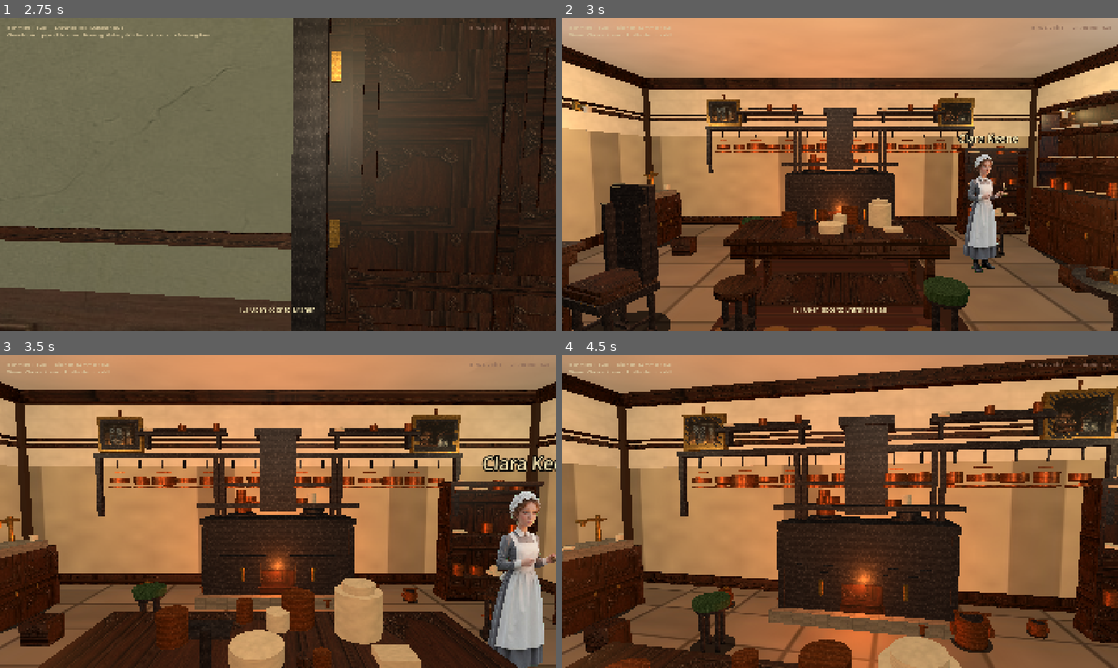
Above: before the commit, frames 1-4 (two rows, left to right).
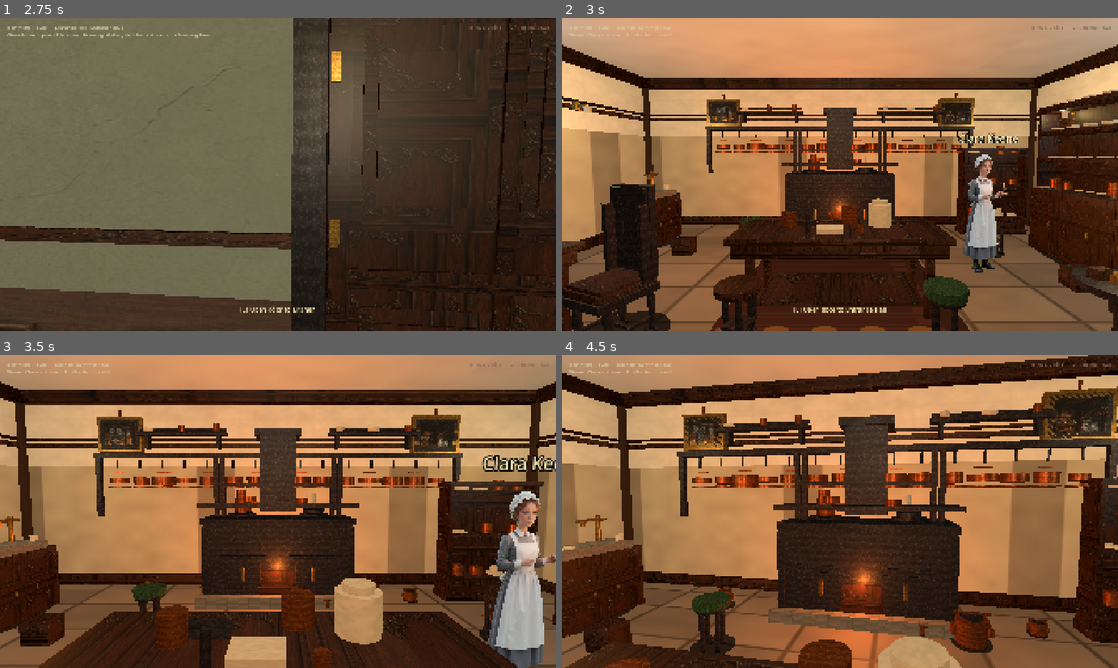
Above: after the commit, the same moments.

Repository: drakewing-eng/aetheric-engine
Game: Godot game, scene res://scenes/fps_main.tscn
Two runs of this game, one before a commit and one after it. Both use one fixed random seed, a clock stepped at 60 frames per second and the inputs below.
Inputs (mouse positions are in pixels of both pictures, inside the frame that each line leads up to):
- Up to frame 1 (2.75 s): tap Enter at 0.5 s; move the mouse to (305, 174) at 0.52 s; hold E (interact) 0.53-1.28 s; hold W (move_forward) from 0.53 s (still down); click (305, 174) at 0.67 s; move the mouse to (250, 174) at 1.27 s; tap E (interact) at 1.35, 2 s; move the mouse to (289, 168) at 2.02 s; hold E (interact) from 2.03 s (still down)
- Up to frame 2 (3 s): keep holding W (move_forward); move the mouse to (834, 180) at 2.77 s; release E (interact) at 2.78 s; tap E (interact) at 2.85 s; click (834, 180) at 2.92 s
- Up to frame 3 (3.5 s): keep holding W (move_forward)
- Up to frame 4 (4.5 s): keep holding W (move_forward); move the mouse to (878, 514) at 3.52 s; hold E (interact) 3.53-4.28 s; tap Enter at 4.25 s; move the mouse to (795, 508) at 4.27 s; tap E (interact) at 4.35 s

Frame 1 is identical in both runs. In frame 2, 0.3% of the frame differs, in the area x 36-68%, y 27-70%; in frame 3, 1.5%, in the area x 32-76%, y 21-100%; in frame 4, 0.3%.

Commit message:
visual loop 47: prep still-life variety, wall shelf seeds, narrow door gaps

Diff:
--- a/aetheric-engine-godot/scripts/fps_props.gd
+++ b/aetheric-engine-godot/scripts/fps_props.gd
@@ -661,10 +661,11 @@
 	return root
 
 static func _make_prep_table(prop: Dictionary) -> Node3D:
-	## Scrubbed kitchen prep table — not a lab workbench.
+	## Scrubbed kitchen prep table — not a lab workbench. seed varies still-life.
 	var root := Node3D.new()
 	root.name = "PrepTable"
 	var width: float = prop.get("width", 1.8)
+	var seed0: int = int(prop.get("seed", 0))
 	_add_box(root, Vector3(0, 0.82, 0), Vector3(width, 0.06, 0.85), OAK.lightened(0.15), true, 0.65)
 	_add_box(root, Vector3(0, 0.72, 0), Vector3(width - 0.1, 0.12, 0.78), OAK, false, 0.55)
 	for lx in [-width * 0.4, width * 0.4]:
@@ -672,21 +673,27 @@
 			_add_box(root, Vector3(lx, 0.4, lz), Vector3(0.08, 0.78, 0.08), OAK.darkened(0.1), true, 0.5)
 	# Stretchers
 	_add_box(root, Vector3(0, 0.18, 0), Vector3(width * 0.75, 0.04, 0.7), OAK.darkened(0.08), false, 0.55)
-	# Flour sack, crocks, board, copper, rolling pin, knife, onions
-	_add_cylinder(root, Vector3(-0.45, 0.98, 0.12), 0.13, 0.24, CREAM.darkened(0.1), false, 0.92)
-	_add_cylinder(root, Vector3(-0.45, 1.12, 0.12), 0.09, 0.05, CREAM.darkened(0.18), false, 0.9)
-	_add_cylinder(root, Vector3(0.1, 0.9, -0.15), 0.13, 0.08, CREAM, false, 0.85)
-	_add_box(root, Vector3(0.42, 0.875, 0.12), Vector3(0.32, 0.02, 0.2), MAHOGANY, false, 0.55)
-	_add_box(root, Vector3(0.5, 0.89, 0.12), Vector3(0.22, 0.015, 0.04), IRON, false, 0.4)
-	_add_cylinder(root, Vector3(-0.12, 0.95, 0.22), 0.1, 0.18, COPPER, false, 0.35, true)
-	_add_cylinder(root, Vector3(0.32, 0.9, -0.22), 0.025, 0.3, MAHOGANY_DARK, false, 0.55)
-	_add_cylinder(root, Vector3(0.55, 0.95, 0.0), 0.08, 0.16, COPPER.darkened(0.08), false, 0.35, true)
-	_add_cylinder(root, Vector3(-0.2, 0.9, -0.2), 0.04, 0.06, Color(0.55, 0.35, 0.15), false, 0.8)
-	_add_cylinder(root, Vector3(-0.12, 0.9, -0.22), 0.035, 0.05, Color(0.5, 0.32, 0.12), false, 0.8)
-	# Extra crockery density
-	_add_cylinder(root, Vector3(0.0, 0.92, 0.15), 0.07, 0.1, CREAM.darkened(0.05), false, 0.85)
-	_add_box(root, Vector3(-0.55, 0.88, -0.15), Vector3(0.18, 0.04, 0.14), Color(0.75, 0.7, 0.6), false, 0.7)
-	_add_cylinder(root, Vector3(0.2, 0.95, 0.2), 0.05, 0.12, COPPER.lightened(0.05), false, 0.35, true)
+	# Varied still-life — avoid clone white cylinders
+	if seed0 % 2 == 0:
+		_add_cylinder(root, Vector3(-0.45, 0.98, 0.12), 0.13, 0.24, CREAM.darkened(0.1), false, 0.92)
+		_add_cylinder(root, Vector3(-0.45, 1.12, 0.12), 0.09, 0.05, CREAM.darkened(0.18), false, 0.9)
+		_add_box(root, Vector3(0.1, 0.88, -0.12), Vector3(0.28, 0.05, 0.2), CREAM.darkened(0.05), false, 0.8)
+		_add_box(root, Vector3(0.42, 0.875, 0.12), Vector3(0.32, 0.02, 0.2), MAHOGANY, false, 0.55)
+		_add_box(root, Vector3(0.5, 0.89, 0.12), Vector3(0.22, 0.015, 0.04), IRON, false, 0.4)
+		_add_cylinder(root, Vector3(-0.12, 0.95, 0.22), 0.1, 0.18, COPPER, false, 0.35, true)
+		_add_cylinder(root, Vector3(0.32, 0.9, -0.22), 0.025, 0.3, MAHOGANY_DARK, false, 0.55)
+		_add_cylinder(root, Vector3(0.55, 0.95, 0.0), 0.08, 0.16, COPPER.darkened(0.08), false, 0.35, true)
+		_add_cylinder(root, Vector3(-0.2, 0.9, -0.2), 0.04, 0.06, Color(0.55, 0.35, 0.15), false, 0.8)
+	else:
+		# Bread board, pie dish, tall crock, copper ladle
+		_add_box(root, Vector3(-0.4, 0.875, 0.1), Vector3(0.45, 0.025, 0.28), OAK.lightened(0.2), false, 0.65)
+		_add_cylinder(root, Vector3(-0.35, 0.92, 0.1), 0.12, 0.06, CREAM.darkened(0.12), false, 0.85)
+		_add_cylinder(root, Vector3(0.15, 1.0, 0.05), 0.09, 0.28, CLAY, false, 0.8)
+		_add_cylinder(root, Vector3(0.15, 1.16, 0.05), 0.07, 0.04, CLAY.darkened(0.1), false, 0.8)
+		_add_cylinder(root, Vector3(0.45, 0.95, -0.1), 0.11, 0.14, COPPER.lightened(0.05), false, 0.35, true)
+		_add_box(root, Vector3(0.55, 0.95, 0.05), Vector3(0.03, 0.2, 0.03), IRON, false, 0.4)
+		_add_cylinder(root, Vector3(-0.1, 0.9, -0.2), 0.05, 0.08, Color(0.6, 0.4, 0.2), false, 0.8)
+		_add_box(root, Vector3(0.3, 0.88, 0.2), Vector3(0.2, 0.03, 0.14), CREAM, false, 0.75)
 	_add_contact_shadow(root, width * 0.5, 0.5)
 	return root
 
--- a/aetheric-engine-godot/scripts/fps_room_builder.gd
+++ b/aetheric-engine-godot/scripts/fps_room_builder.gd
@@ -60,7 +60,7 @@
 		if w >= 12.0 or d >= 11.0:
 			_add_wall_lamp(Vector3(-w * 0.3, h * 0.48, -d * 0.2), d * 0.7, le * 0.4, lc)
 
-	# Solid perimeter with gaps at doorways so the player can stand in a door and press E.
+	# Perimeter collision: small doorway approach gaps only (closed leaf blocks void).
 	_add_bounds(w, d, h, doors)
 
 	var features: Array = room.get("features", [])
@@ -659,7 +659,7 @@
 	## north/south triggers).
 	var half_w := w * 0.5 - 0.2
 	var half_d := d * 0.5 - 0.2
-	var gap_half := 0.95  # half-width of walkable opening at each door
+	var gap_half := 0.55  # narrow approach gap — closed solid leaf blocks walk-into-void
 
 	# Collect door centers projected onto each wall
 	var north_gaps: Array = []  # x positions
--- a/aetheric-engine-godot/scripts/fps_rooms.gd
+++ b/aetheric-engine-godot/scripts/fps_rooms.gd
@@ -240,10 +240,10 @@
 			{"kind": "side_table", "pos": [5.0, 0.0, 2.5], "yaw": -25.0},
 			{"kind": "chair", "pos": [-3.5, 0.0, 2.0], "yaw": 40.0, "fabric": Color(0.32, 0.2, 0.14)},
 			# Side-wall shelves only (never span doorway)
-			{"kind": "wall_shelf", "pos": [-3.5, 0.0, -4.7], "yaw": 0.0, "width": 2.0, "shelf_y": 1.9},
-			{"kind": "wall_shelf", "pos": [3.5, 0.0, -4.7], "yaw": 0.0, "width": 2.0, "shelf_y": 1.9},
-			{"kind": "wall_shelf", "pos": [6.5, 0.0, 0.0], "yaw": -90.0, "width": 2.4, "shelf_y": 1.95},
-			{"kind": "wall_shelf", "pos": [-6.5, 0.0, 1.0], "yaw": 90.0, "width": 2.0, "shelf_y": 1.95},
+			{"kind": "wall_shelf", "pos": [-3.5, 0.0, -4.7], "yaw": 0.0, "width": 2.0, "shelf_y": 1.9, "seed": 0},
+			{"kind": "wall_shelf", "pos": [3.5, 0.0, -4.7], "yaw": 0.0, "width": 2.0, "shelf_y": 1.9, "seed": 1},
+			{"kind": "wall_shelf", "pos": [6.5, 0.0, 0.0], "yaw": -90.0, "width": 2.4, "shelf_y": 1.95, "seed": 2},
+			{"kind": "wall_shelf", "pos": [-6.5, 0.0, 1.0], "yaw": 90.0, "width": 2.0, "shelf_y": 1.95, "seed": 3},
 			{"kind": "wall_sconce", "pos": [-3.0, 0.0, -4.6], "yaw": 0.0, "height": 2.15},
 			{"kind": "wall_sconce", "pos": [3.0, 0.0, -4.6], "yaw": 0.0, "height": 2.15},
 			{"kind": "wall_sconce", "pos": [6.5, 0.0, 2.0], "yaw": -90.0, "height": 2.2},
@@ -462,7 +462,7 @@
 				"texture": "res://assets/props/plants/plant_palm.png", "width": 0.8, "height": 1.05},
 			{"kind": "side_table", "pos": [-2.8, 0.0, 2.0], "yaw": -10.0},
 			{"kind": "chair", "pos": [0.8, 0.0, 1.8], "yaw": 160.0, "fabric": Color(0.4, 0.3, 0.22)},
-			{"kind": "wall_shelf", "pos": [3.5, 0.0, 0.0], "yaw": -90.0, "width": 1.6, "shelf_y": 1.7},
+			{"kind": "wall_shelf", "pos": [3.5, 0.0, 0.0], "yaw": -90.0, "width": 1.6, "shelf_y": 1.7, "seed": 4},
 			{"kind": "bookshelf", "pos": [3.4, 0.0, -1.5], "yaw": -90.0, "width": 1.2, "height": 2.0, "seed": 17},
 			{"kind": "copper_pot", "pos": [-3.0, 0.0, -0.5], "scale": 0.55, "seed": 6},
 			{"kind": "crate", "pos": [2.5, 0.0, 2.5], "scale": 0.5, "seed": 13},
@@ -591,8 +591,8 @@
 			{"kind": "crate", "pos": [-0.6, 0.0, 0.8], "scale": 0.45, "seed": 23},
 			{"kind": "copper_pot", "pos": [1.0, 0.0, 1.5], "scale": 0.55, "seed": 15},
 			{"kind": "stool", "pos": [2.5, 0.0, 0.2], "yaw": -40.0, "seed": 15},
-			{"kind": "wall_shelf", "pos": [-2.0, 0.0, 4.15], "yaw": 180.0, "width": 2.0, "shelf_y": 1.9},
-			{"kind": "wall_shelf", "pos": [2.0, 0.0, 4.15], "yaw": 180.0, "width": 1.8, "shelf_y": 1.9},
+			{"kind": "wall_shelf", "pos": [-2.0, 0.0, 4.15], "yaw": 180.0, "width": 2.0, "shelf_y": 1.9, "seed": 5},
+			{"kind": "wall_shelf", "pos": [2.0, 0.0, 4.15], "yaw": 180.0, "width": 1.8, "shelf_y": 1.9, "seed": 6},
 			{"kind": "tool_rack", "pos": [0.0, 0.0, 4.15], "yaw": 180.0},
 			{"kind": "crate", "pos": [-1.2, 0.0, -1.0], "scale": 0.6, "seed": 24},
 			{"kind": "copper_pot", "pos": [-3.2, 0.0, -0.5], "scale": 0.8, "seed": 16},
@@ -796,8 +796,8 @@
 			{"kind": "kitchen_range", "pos": [0.0, 0.0, 3.4], "yaw": 180.0},
 			{"kind": "dresser", "pos": [-3.6, 0.0, 1.5], "yaw": 90.0},
 			{"kind": "sink", "pos": [3.5, 0.0, 2.5], "yaw": -90.0},
-			{"kind": "prep_table", "pos": [0.0, 0.0, 0.4], "yaw": 0.0, "width": 2.2},
-			{"kind": "prep_table", "pos": [2.8, 0.0, -0.8], "yaw": -90.0, "width": 1.5},
+			{"kind": "prep_table", "pos": [0.0, 0.0, 0.4], "yaw": 0.0, "width": 2.2, "seed": 0},
+			{"kind": "prep_table", "pos": [2.8, 0.0, -0.8], "yaw": -90.0, "width": 1.5, "seed": 1},
 			{"kind": "stool", "pos": [-0.9, 0.0, -0.3], "yaw": 20.0, "seed": 23},
 			{"kind": "stool", "pos": [0.9, 0.0, -0.2], "yaw": -10.0, "seed": 24},
 			{"kind": "copper_pot", "pos": [-1.2, 0.0, 2.8], "scale": 1.15, "seed": 24},
@@ -838,10 +838,10 @@
 			{"kind": "crock_shelf", "pos": [3.5, 0.0, -2.5], "yaw": -90.0, "width": 1.2, "height": 1.6, "seed": 7},
 			{"kind": "stool", "pos": [1.5, 0.0, 2.2], "yaw": -30.0, "seed": 26},
 			# Plate rails sit just above tall wainscot
-			{"kind": "wall_shelf", "pos": [-1.5, 0.0, 3.5], "yaw": 180.0, "width": 1.4, "shelf_y": 2.55},
-			{"kind": "wall_shelf", "pos": [1.5, 0.0, 3.5], "yaw": 180.0, "width": 1.4, "shelf_y": 2.55},
-			{"kind": "wall_shelf", "pos": [-3.9, 0.0, 0.0], "yaw": 90.0, "width": 2.2, "shelf_y": 2.5},
-			{"kind": "wall_shelf", "pos": [3.9, 0.0, -0.5], "yaw": -90.0, "width": 2.0, "shelf_y": 2.5},
+			{"kind": "wall_shelf", "pos": [-1.5, 0.0, 3.5], "yaw": 180.0, "width": 1.4, "shelf_y": 2.55, "seed": 7},
+			{"kind": "wall_shelf", "pos": [1.5, 0.0, 3.5], "yaw": 180.0, "width": 1.4, "shelf_y": 2.55, "seed": 8},
+			{"kind": "wall_shelf", "pos": [-3.9, 0.0, 0.0], "yaw": 90.0, "width": 2.2, "shelf_y": 2.5, "seed": 9},
+			{"kind": "wall_shelf", "pos": [3.9, 0.0, -0.5], "yaw": -90.0, "width": 2.0, "shelf_y": 2.5, "seed": 10},
 			{"kind": "pot_rack", "pos": [0.0, 0.0, 3.35], "yaw": 0.0, "seed": 2},
 			{"kind": "wall_sconce", "pos": [-3.8, 0.0, 2.0], "yaw": 90.0, "height": 2.35},
 			{"kind": "wall_sconce", "pos": [3.8, 0.0, 1.5], "yaw": -90.0, "height": 2.35},
